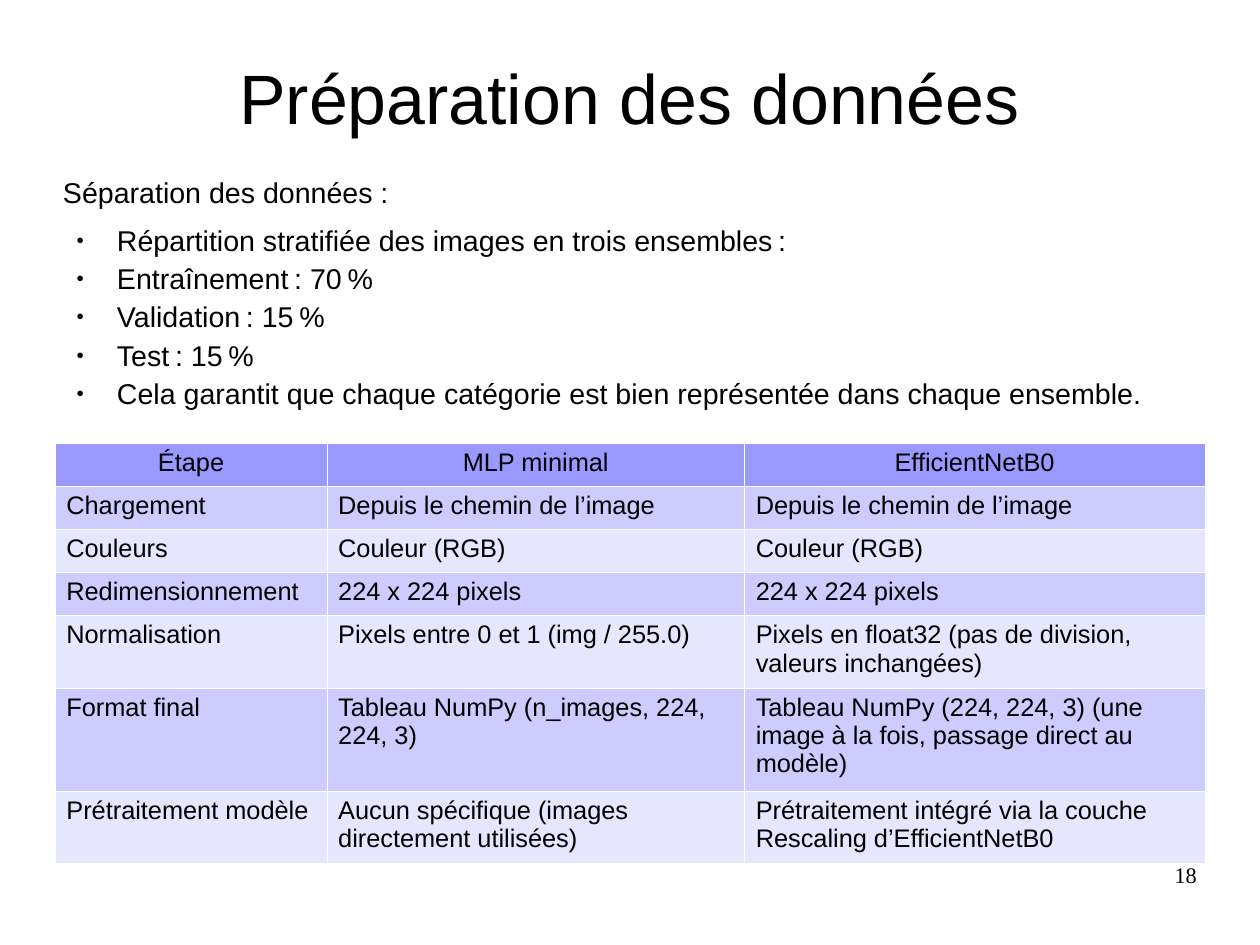
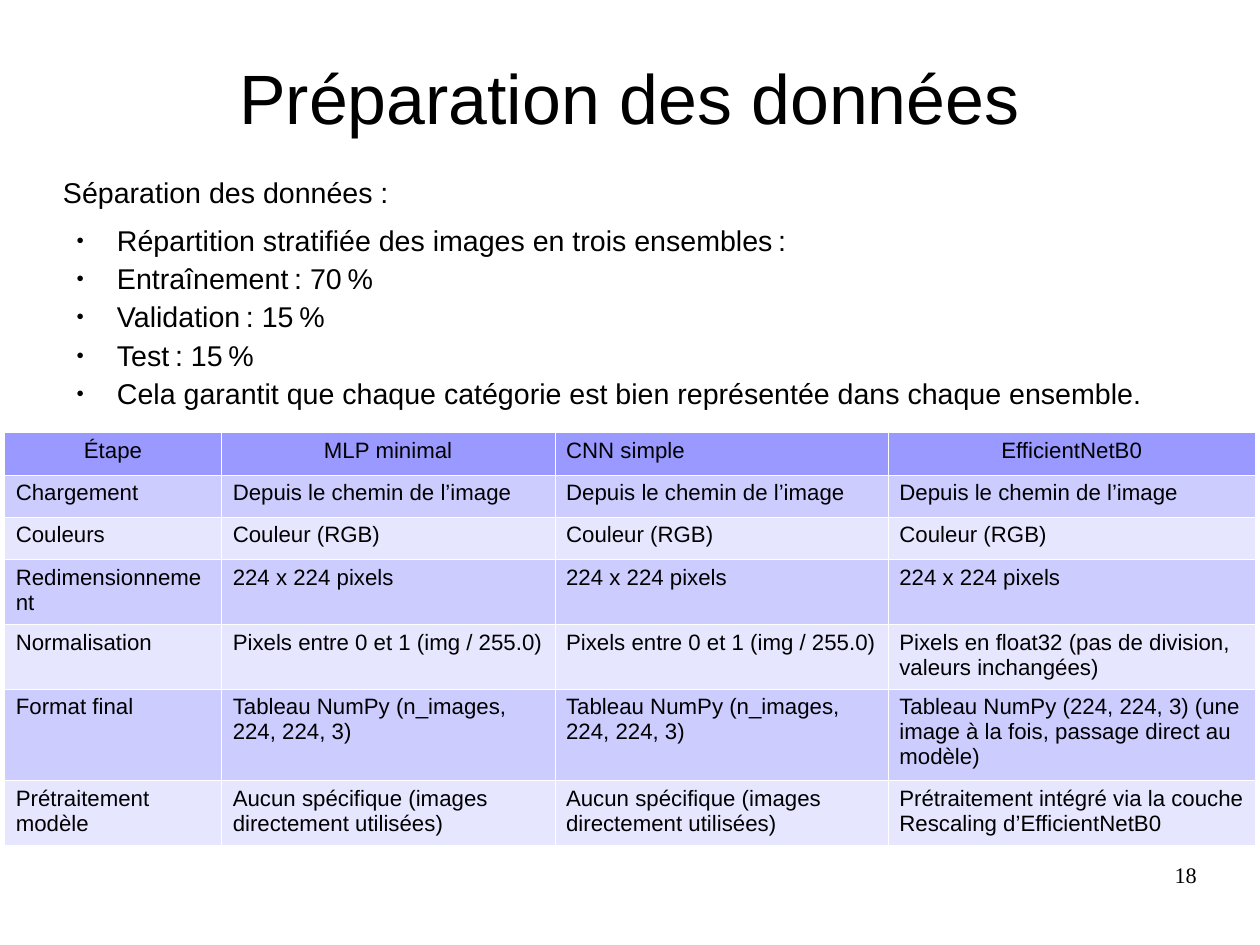
Before and after one commit to JohannaSole/classification-produits, a slide deck: slide 18 of Sole_Johanna_4_presentation_042025.odp. Drawn at 1260x945 pixels with LibreOffice and Linux fonts; fonts in the diff are those of the drawing. Boxes give left, top, right and bottom in pixels: in the first picture for what was removed or moved away, otherwise in the second. Text is boxed around its words. In the diff, an @@ line names an element or a change of style, - is before the commit and + after.

Commit message:
Dernières modifications - Ajout CNN simple

```diff
--- a/Sole_Johanna_4_presentation_042025.odp
+++ b/Sole_Johanna_4_presentation_042025.odp
@@ table at (x1=5, y1=432, x2=1257, y2=840) @@
+column 3: CNN simple | Depuis le chemin de l’image | Couleur (RGB) | 224 x 224 pixels | Pixels entre 0 et 1 (img / 255.0) | Tableau NumPy (n_images, 224, 224, 3) | Aucun spécifique (images directement utilisées)
@@ table resized from (x1=55, y1=444, x2=1205, y2=856) to (x1=5, y1=432, x2=1257, y2=840) @@
```
Also in this commit, not shown: 5 other slides changed, 1 slide added, 1 slide removed, 5 other files.
